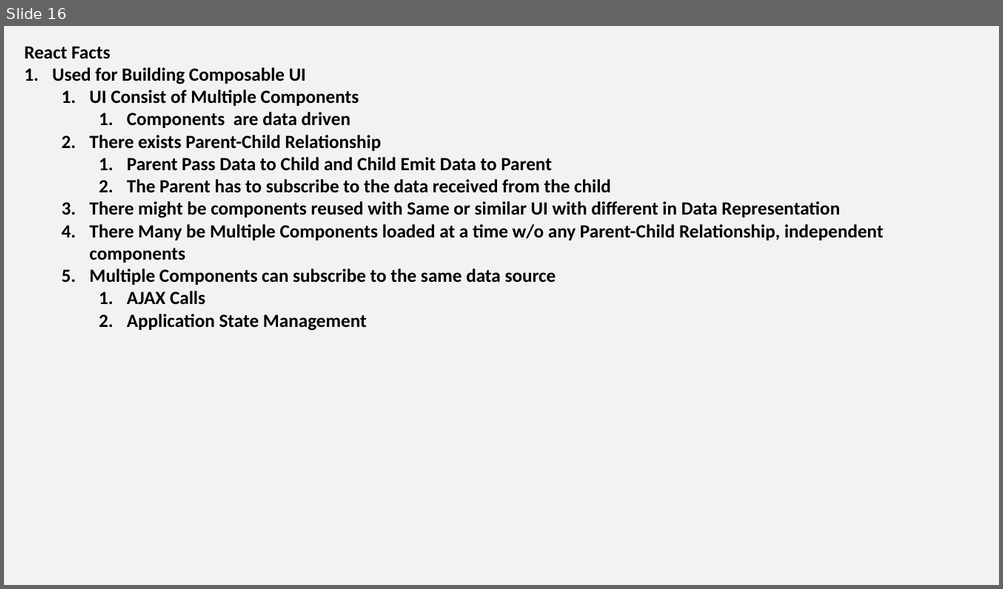
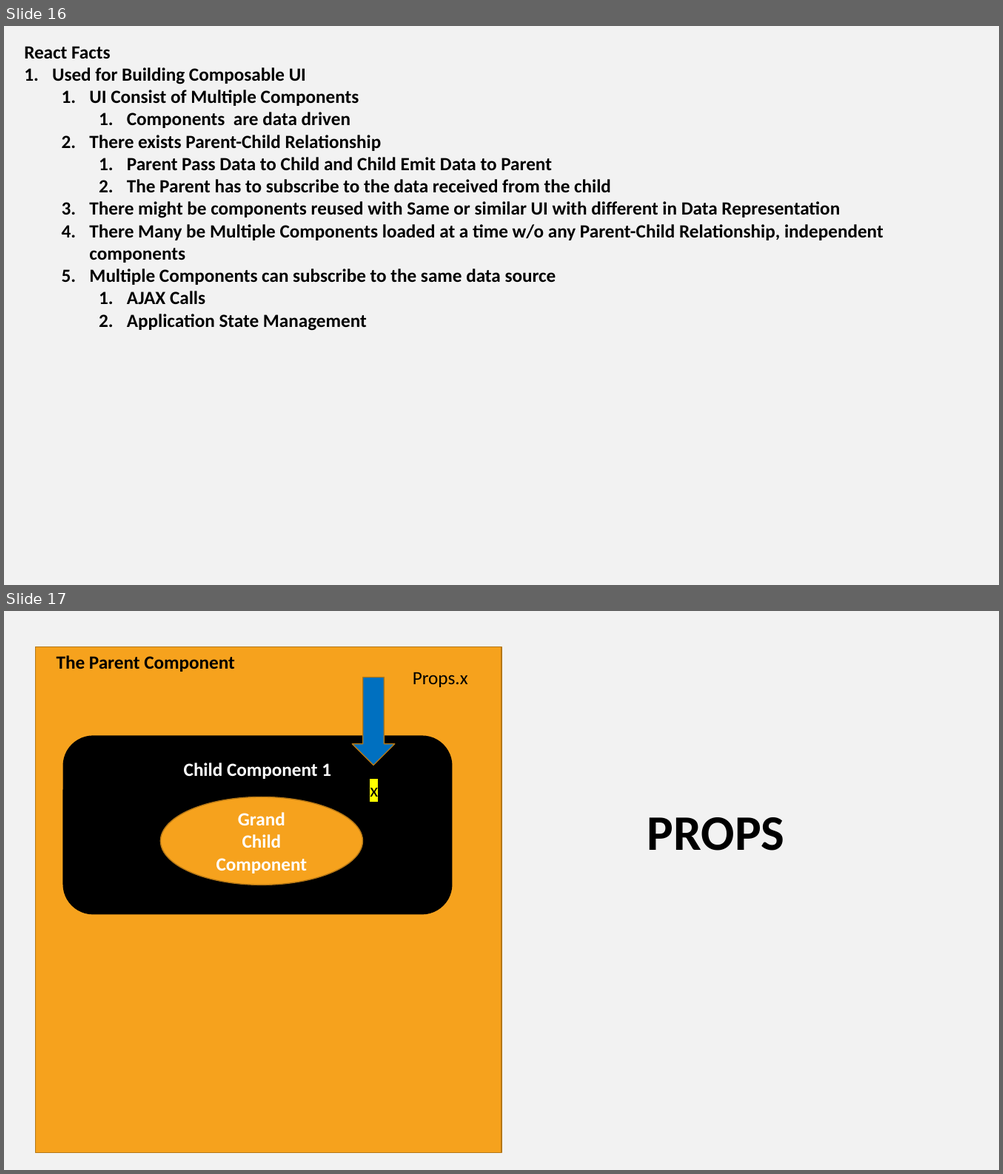
Before and after one commit to Vanshika3003/blazeclan_training, a slide deck: training_images.pptx. Shown one above the other, each under a label of ours: slide 16 before the commit, slides 16 and 17 after it. The pictures are 1003x589 and 1003x1174 pixels, drawn with LibreOffice and Linux fonts; fonts in the diff are those of the drawing. Boxes give left, top, right and bottom in pixels: in the first picture for what was removed or moved away, otherwise in the second. Text is boxed around its words. In the diff, an @@ line names an element or a change of style, - is before the commit and + after.

```diff
--- a/training_images.pptx
+++ b/training_images.pptx
@@ slide 17 added at (4,611,999,1170), background #F2F2F2 @@
@@ rectangle added at (35,647,502,1153), fill #F6A21D, outline #B67815 1 pt @@
@@ text added at (57,655,235,672), 18 pt, text #000000, bold @@
+The Parent Component
@@ text added at (412,672,468,687), 18 pt, text #000000 @@
+Props.x
@@ down arrow added at (353,678,395,766), fill #0070C0, outline #B67815 1 pt @@
@@ rounded rectangle added at (64,736,452,914), fill #000000, outline #000000 1 pt, 18 pt, text #FFFFFF, bold @@
+Child Component 1
@@ text added at (370,788,378,797), 18 pt, text #000000 @@
+x
@@ ellipse added at (161,797,363,885), fill #F6A21D, outline #B67815 1 pt, 18 pt, text #FFFFFF, bold @@
+Grand
+Child
+Component
@@ text added at (647,817,785,851), 48 pt, text #000000, bold @@
+PROPS
```
Also in this commit, not shown: 1 other slide added, 9 other files.
